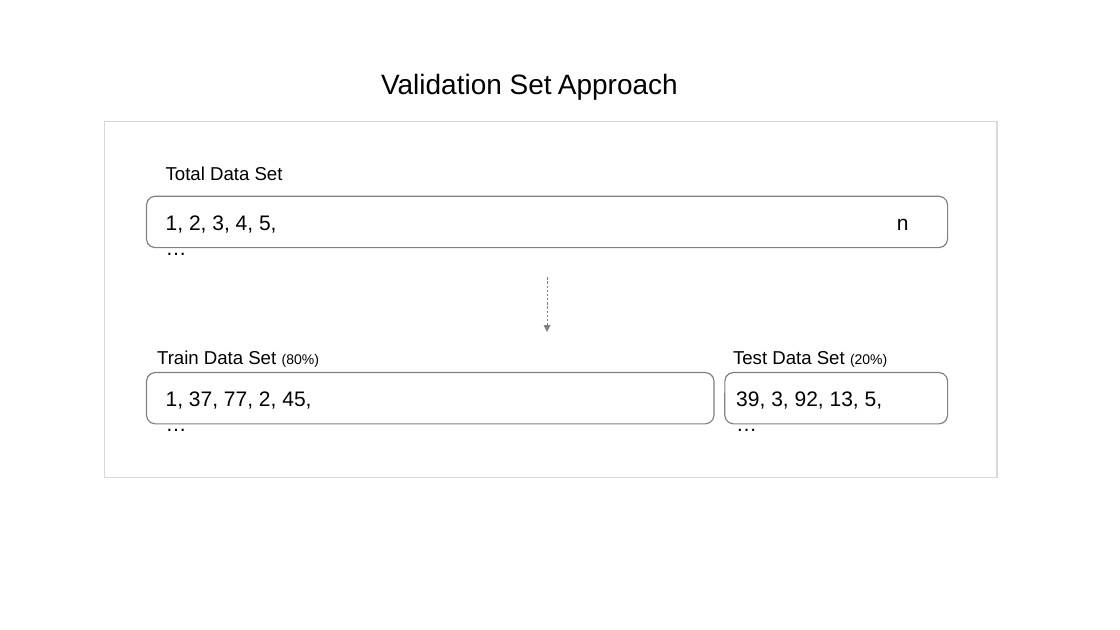
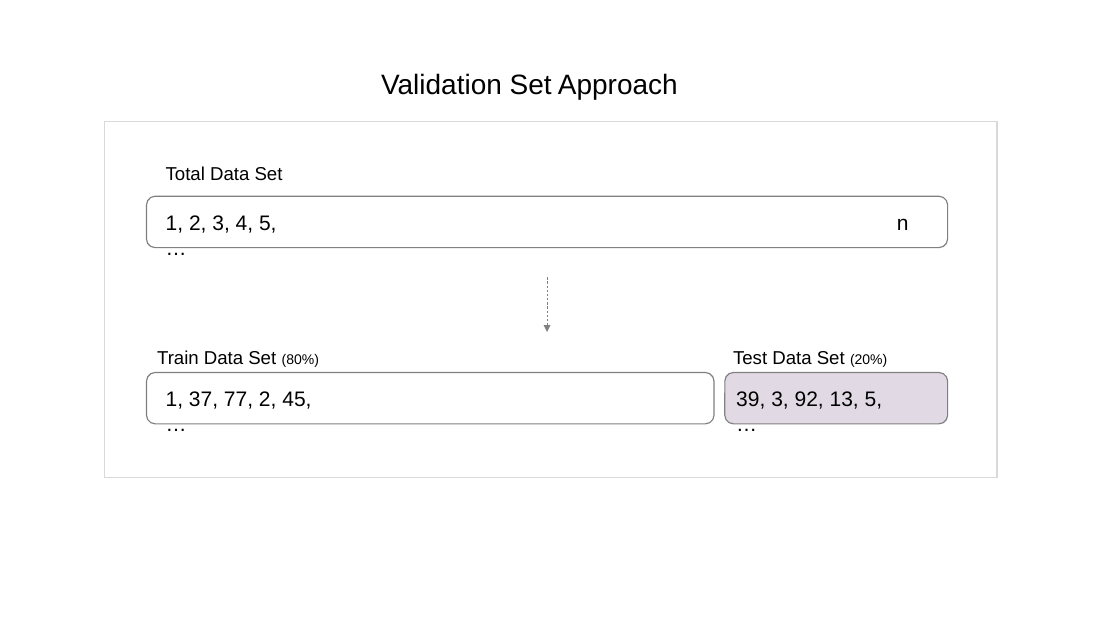
Before and after one commit to Sawbenson15/HPM_Thesis, a slide deck: slide 3 of Writing & Literature/Graphics from pptx/Thesis_Graphics.pptx. Drawn at 1120x630 pixels with LibreOffice and Linux fonts; fonts in the diff are those of the drawing. Boxes give left, top, right and bottom in pixels: in the first picture for what was removed or moved away, otherwise in the second. Text is boxed around its words. In the diff, an @@ line names an element or a change of style, - is before the commit and + after.

```diff
--- a/Writing & Literature/Graphics from pptx/Thesis_Graphics.pptx
+++ b/Writing & Literature/Graphics from pptx/Thesis_Graphics.pptx
@@ rounded rectangle at [725,373,948,424]: fill none to #360A4F at 15% opacity @@
```
Also in this commit, not shown: 2 other slides changed, 11 other files.
